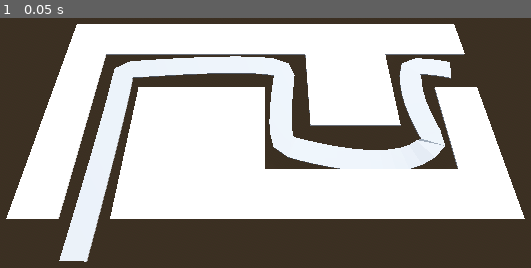
Above: before the commit, frame 1.
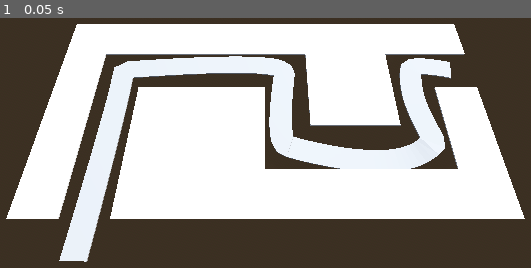
Above: after the commit, the same moment.

Repository: EsbenNyboe/TowerDefense
Game: Godot game, scene res://BaseLevel.tscn
Same seed, same stepped clock (60 frames per second), same inputs: the game is played once before the commit and once after it.
Inputs:
- Up to frame 1 (0.05 s): no input

The runs differ from the first frame. In frame 1, 0.2% of the frame differs, in the area x 20-84%, y 15-60%.

Commit message:
Make path more precise

Diff:
--- a/barbarianblaster/BaseLevel.tscn
+++ b/barbarianblaster/BaseLevel.tscn
@@ -56,6 +56,7 @@
 path_node = NodePath("..")
 path_interval_type = 0
 path_interval = 1.0
+path_interval = 0.5
 path_simplify_angle = 0.0
 path_rotation = 2
 path_rotation_accurate = false
